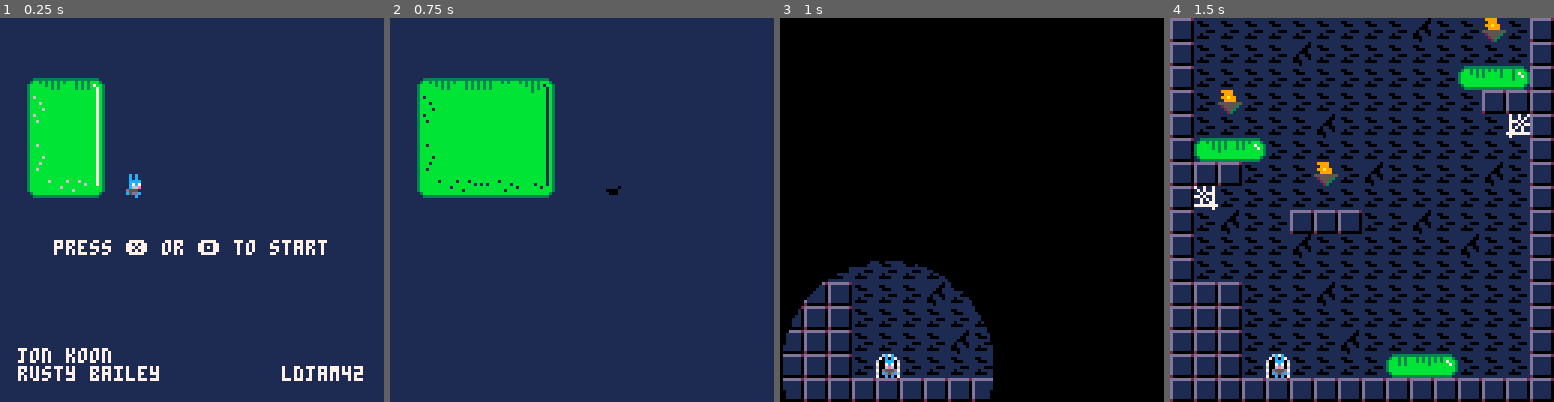
Above: before the commit, frames 1-4 (left to right).
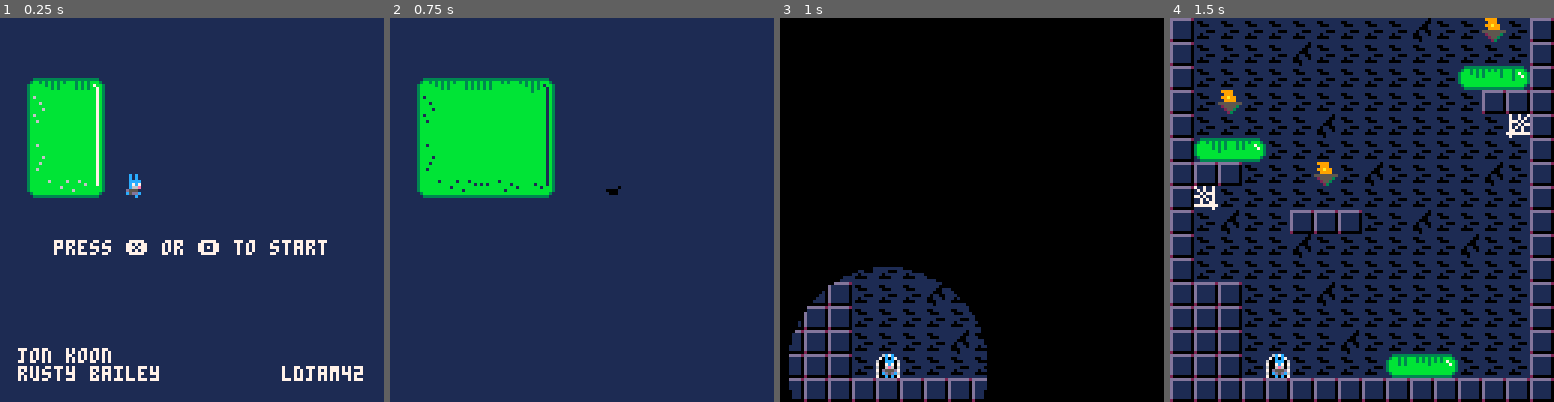
Above: after the commit, the same moments.

Repository: jondkoon/crushed
Game: PICO-8 cartridge game.p8
Two runs of this game, one before a commit and one after it. Both use one fixed random seed, a clock stepped at 60 frames per second and the inputs below.
Inputs:
- Up to frame 1 (0.25 s): no input
- Up to frame 2 (0.75 s): tap X (X key) at 0.33 s; tap O (Z key) at 0.7 s
- Up to frame 3 (1 s): no input
- Up to frame 4 (1.5 s): tap X (X key) at 1.07 s

Frames 1-2 are identical in both runs. In frame 3, 1.3% of the frame differs, in the area x 0-56%, y 63-100%; in frame 4, nothing differs.

Commit message:
lower cpu usage of iris and lower speed

Diff:
--- a/game.p8
+++ b/game.p8
@@ -106,7 +106,7 @@
     return
   end
   local theta = 0
-  local step = 0.2 -- adjust quality - lower is better
+  local step = 0.4 -- adjust quality - lower makes a better curve but is more expensive
   local y2 = cy + r
   while theta <= 360 do
     local x = cx + r * cos(theta / 360)
@@ -261,7 +261,7 @@
 			local center = cam:position_on_screen(get_center(target))
 			self.iris_r = iris_get_max_r(center.x, center.y)
 			self.iris_target = target
-			self.iris_dr = -8
+			self.iris_dr = -5
 			self.iris_callback = callback
 			self.iris_active = true
 		end,
@@ -270,7 +270,7 @@
 			self.max_iris_r = iris_get_max_r(center.x, center.y)
 			self.iris_r = 4
 			self.iris_target = target
-			self.iris_dr = 8
+			self.iris_dr = 5
 			self.iris_callback = callback
 			self.iris_active = true
 		end,
